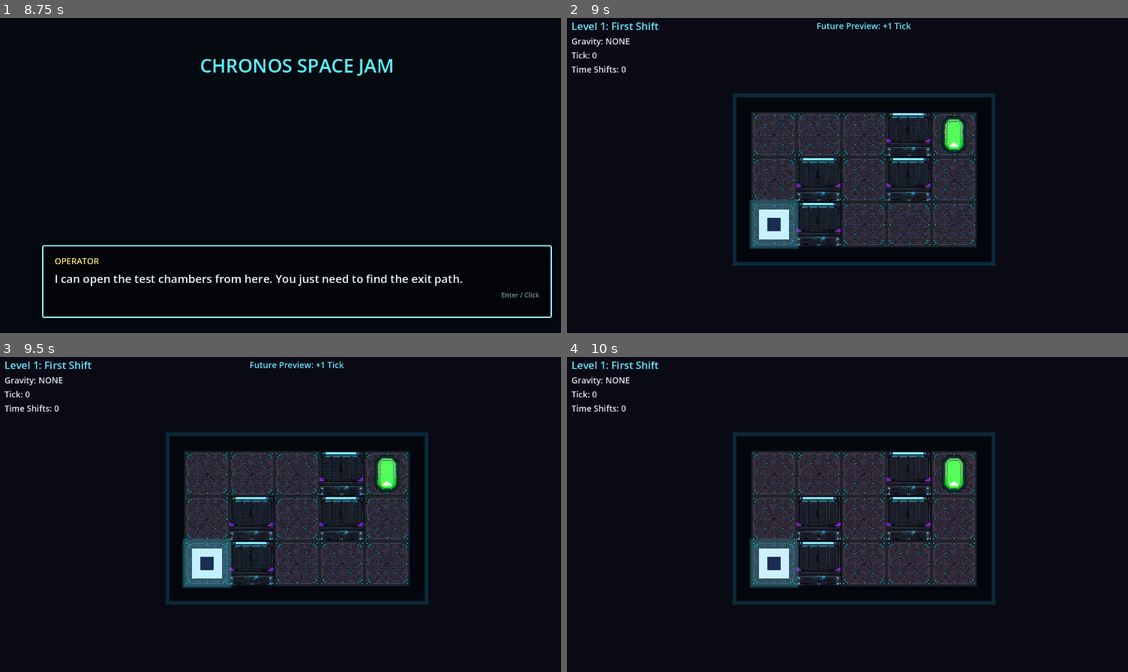
Above: before the commit, frames 1-4 (two rows, left to right).
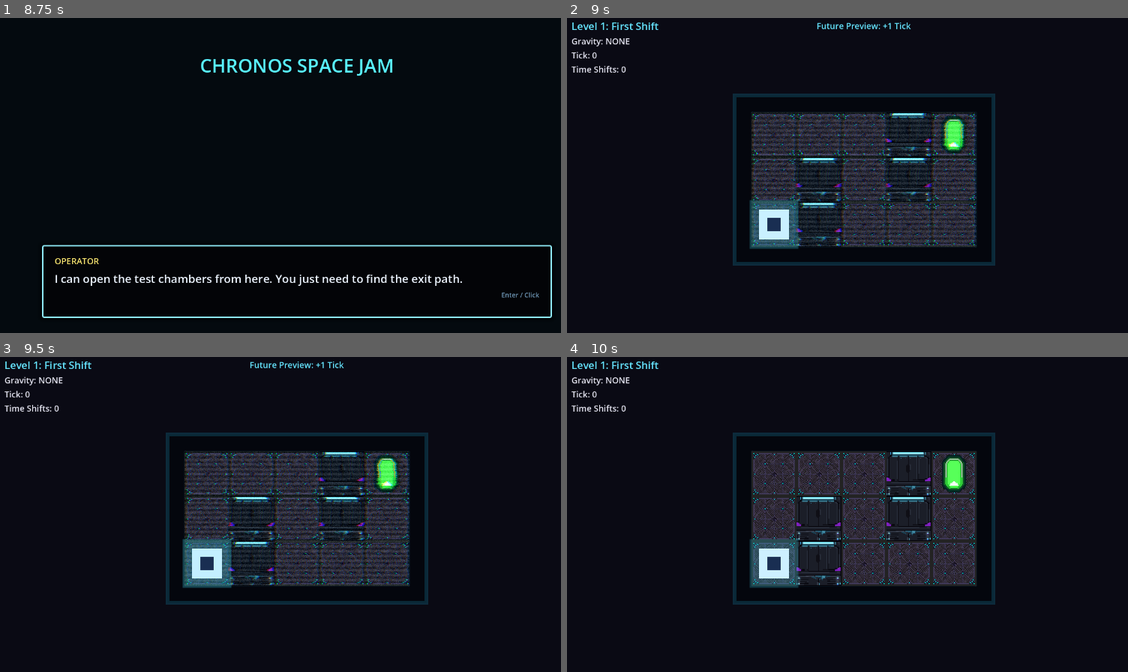
Above: after the commit, the same moments.

Repository: Rivendellspacejam/ChronosSpaceJam
Game: Godot game, scene res://scenes/ui/main_menu.tscn
Same seed, same stepped clock (60 frames per second), same inputs: the game is played once before the commit and once after it.
Inputs (mouse positions are in pixels of both pictures, inside the frame that each line leads up to):
- Up to frame 1 (8.75 s): click "START GAME" at 0.5 s; tap Enter (ui_accept) at 1.25, 1.52, 3.5, 4.52, 5.75, 7.52 s; move the mouse to (426, 162) at 1.27 s; hold D (move_right) 1.28-2 s; hold P (preview_future) 1.28-2 s; click (426, 162) at 1.42 s; drag from (179, 197) to (269, 247) at 2.02 s; move the mouse to (359, 106) at 2.77 s; hold D (move_right) 2.78-3.5 s; hold P (preview_future) 2.78-3.5 s; drag from (269, 247) to (117, 128) at 3.52 s; move the mouse to (476, 229) at 4.27 s; hold A (move_left) 4.28-5 s; hold P (preview_future) 4.28-5 s; tap R (restart) at 5, 8 s; drag from (117, 128) to (207, 96) at 5.02 s; move the mouse to (325, 178) at 5.77 s; hold S (move_down) 5.78-6.5 s; hold P (preview_future) 5.78-6.5 s; click (325, 178) at 5.92 s; drag from (207, 96) to (179, 197) at 6.52 s; move the mouse to (426, 162) at 7.27 s; hold W (move_up) 7.28-8 s; hold P (preview_future) 7.28-8 s; drag from (179, 197) to (269, 247) at 8.02 s
- Up to frame 2 (9 s): tap Enter (ui_accept) at 8.75 s; move the mouse to (926, 106) at 8.77 s; hold S (move_down) from 8.78 s (still down); hold P (preview_future) from 8.78 s (still down)
- Up to frame 3 (9.5 s): keep holding S (move_down); keep holding P (preview_future)
- Up to frame 4 (10 s): release S (move_down) at 9.5 s; release P (preview_future) at 9.5 s; drag from (836, 586) to (684, 467) at 9.52 s

Frame 1 is identical in both runs. In frame 2, 6.3% of the frame differs, in the area x 32-73%, y 30-73%; in frame 3, 6.2%; in frame 4, nothing differs.

Commit message:
Updated Future Preview

Diff:
--- a/chronos-space-jam/assets/shaders/future_preview_static.gdshader
+++ b/chronos-space-jam/assets/shaders/future_preview_static.gdshader
@@ -30,7 +30,7 @@
 	float scanline = sin(UV.y * scanline_count * 6.2831853) * 0.5 + 0.5;
 
 	vec3 preview_color = sampled_color;
-	preview_color += tint.rgb * 0.035;
+	preview_color += tint.rgb * 0.06;
 	preview_color += vec3(noise);
 	preview_color -= vec3(scanline * scanline_strength);
 
--- a/chronos-space-jam/scenes/game/game_level.tscn
+++ b/chronos-space-jam/scenes/game/game_level.tscn
@@ -1,43 +1,42 @@
-[gd_scene load_steps=8 format=3]
+[gd_scene format=3 uid="uid://ceeibbicfy8gy"]
 
-[ext_resource type="Script" path="res://scripts/game_level.gd" id="1"]
-[ext_resource type="Script" path="res://scripts/level_manager.gd" id="2"]
-[ext_resource type="Script" path="res://scripts/player.gd" id="3"]
-[ext_resource type="PackedScene" path="res://scenes/ui/hud.tscn" id="4"]
-[ext_resource type="Script" path="res://scripts/arena_backdrop.gd" id="5"]
-[ext_resource type="Shader" path="res://assets/shaders/future_preview_static.gdshader" id="6"]
+[ext_resource type="Script" uid="uid://cy0wxoggp3y6j" path="res://scripts/game_level.gd" id="1"]
+[ext_resource type="Script" uid="uid://o2vf1pgl45lj" path="res://scripts/level_manager.gd" id="2"]
+[ext_resource type="Script" uid="uid://c33jw0lgqkpa5" path="res://scripts/player.gd" id="3"]
+[ext_resource type="PackedScene" uid="uid://cmshiorbo7w0h" path="res://scenes/ui/hud.tscn" id="4"]
+[ext_resource type="Script" uid="uid://swq06ys4m3ww" path="res://scripts/arena_backdrop.gd" id="5"]
+[ext_resource type="Shader" uid="uid://bhsic5kw6ky58" path="res://assets/shaders/future_preview_static.gdshader" id="6"]
 
 [sub_resource type="ShaderMaterial" id="ShaderMaterial_future_preview_static"]
 shader = ExtResource("6")
-shader_parameter/noise_strength = 0.08
-shader_parameter/scanline_strength = 0.06
-shader_parameter/scanline_count = 220.0
-shader_parameter/jitter_strength = 0.0015
-shader_parameter/speed = 18.0
+shader_parameter/noise_strength = 0.14
+shader_parameter/scanline_strength = 0.1
+shader_parameter/scanline_count = 260.0
+shader_parameter/jitter_strength = 0.003
+shader_parameter/speed = 24.0
 shader_parameter/tint = Vector4(0.55, 0.95, 1, 1)
 
-[node name="GameLevel" type="Node2D"]
+[node name="GameLevel" type="Node2D" unique_id=681396088]
 script = ExtResource("1")
 
-[node name="ArenaBackdrop" type="Node2D" parent="."]
+[node name="ArenaBackdrop" type="Node2D" parent="." unique_id=1782397077]
 z_index = -20
 script = ExtResource("5")
 
-[node name="LevelManager" type="Node2D" parent="."]
+[node name="LevelManager" type="Node2D" parent="." unique_id=1519847958]
 script = ExtResource("2")
 
-[node name="Floors" type="Node2D" parent="LevelManager"]
-z_index = 0
+[node name="Floors" type="Node2D" parent="LevelManager" unique_id=451940085]
 
-[node name="Walls" type="Node2D" parent="LevelManager"]
+[node name="Walls" type="Node2D" parent="LevelManager" unique_id=2012855321]
 
-[node name="Objects" type="Node2D" parent="LevelManager"]
+[node name="Objects" type="Node2D" parent="LevelManager" unique_id=1565231156]
 z_index = 1
 
-[node name="FuturePreviewLayer" type="Node2D" parent="LevelManager"]
+[node name="FuturePreviewLayer" type="Node2D" parent="LevelManager" unique_id=1645180853]
 z_index = 1
 
-[node name="FuturePreviewEffect" type="ColorRect" parent="LevelManager"]
+[node name="FuturePreviewEffect" type="ColorRect" parent="LevelManager" unique_id=1202045033]
 visible = false
 z_index = 3
 material = SubResource("ShaderMaterial_future_preview_static")
@@ -45,31 +44,31 @@
 offset_bottom = 384.0
 mouse_filter = 2
 
-[node name="Player" type="Node2D" parent="."]
+[node name="Player" type="Node2D" parent="." unique_id=347880008]
 z_index = 4
 script = ExtResource("3")
 
-[node name="PlayerVisual" type="ColorRect" parent="Player"]
+[node name="PlayerVisual" type="ColorRect" parent="Player" unique_id=1294673977]
 offset_left = -16.0
 offset_top = -16.0
 offset_right = 16.0
 offset_bottom = 16.0
 color = Color(0.95, 0.95, 1, 1)
 
-[node name="PlayerGlow" type="ColorRect" parent="Player"]
+[node name="PlayerGlow" type="ColorRect" parent="Player" unique_id=1601619238]
 offset_left = -26.0
 offset_top = -26.0
 offset_right = 26.0
 offset_bottom = 26.0
 color = Color(0.25, 0.9, 1, 0.28)
 
-[node name="PlayerCore" type="ColorRect" parent="Player"]
+[node name="PlayerCore" type="ColorRect" parent="Player" unique_id=104459342]
 offset_left = -7.0
 offset_top = -7.0
 offset_right = 7.0
 offset_bottom = 7.0
 color = Color(0.1, 0.18, 0.32, 1)
 
-[node name="Camera2D" type="Camera2D" parent="."]
+[node name="Camera2D" type="Camera2D" parent="." unique_id=1351219556]
 
-[node name="HUD" parent="." instance=ExtResource("4")]
+[node name="HUD" parent="." unique_id=1263411581 instance=ExtResource("4")]
Not shown, added: chronos-space-jam/assets/shaders/future_preview_static.gdshader.uid
Not shown, changed: chronos-space-jam/levels/level_2.txt
Not shown, changed: chronos-space-jam/levels/level_3.txt
